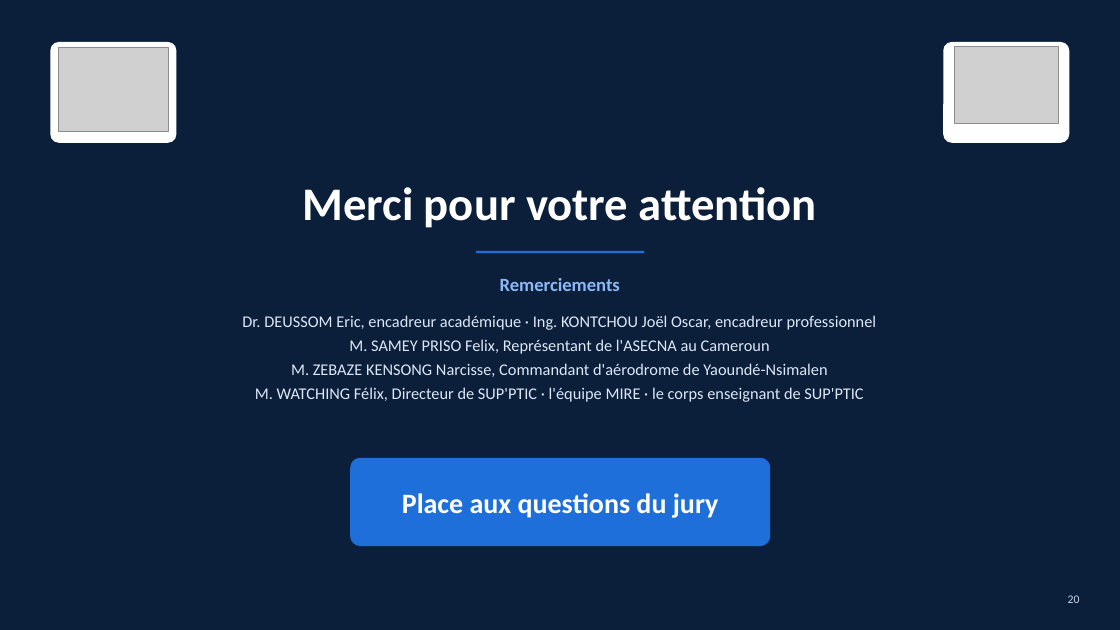
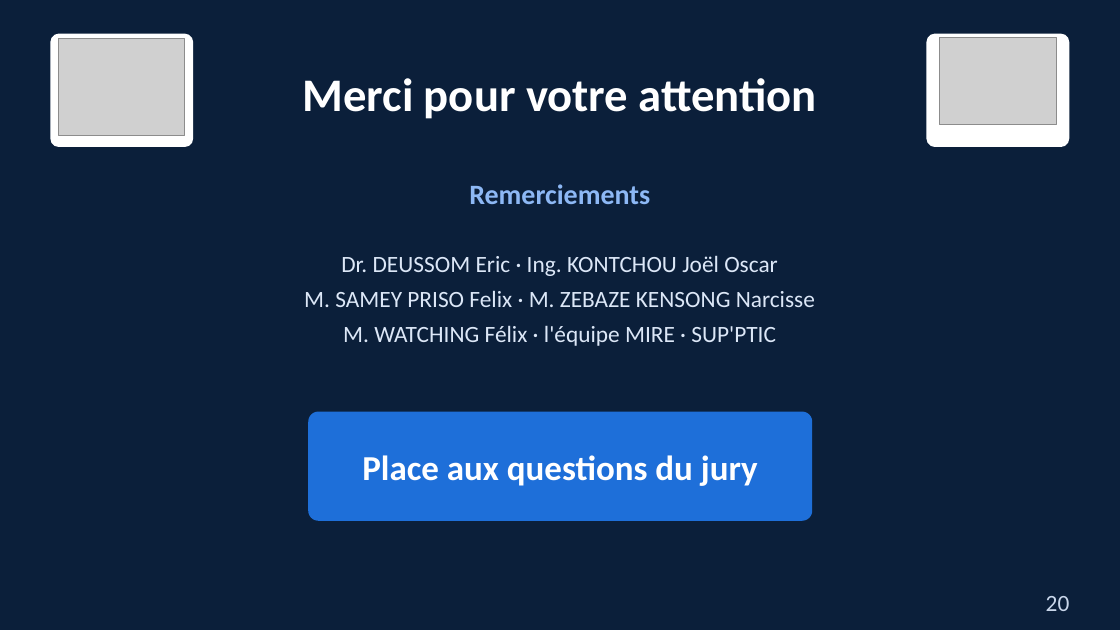
Before and after one commit to dylane1998/dylane1998, a slide deck: slide 20 of livrables/Soutenance_Tankeu_AFTN-AMHS.pptx. Drawn at 1120x630 pixels with LibreOffice and Linux fonts; fonts in the diff are those of the drawing; grey boxes stand for pictures. Boxes give left, top, right and bottom in pixels: in the first picture for what was removed or moved away, otherwise in the second. Text is boxed around its words. In the diff, an @@ line names an element or a change of style, - is before the commit and + after.

```diff
--- a/livrables/Soutenance_Tankeu_AFTN-AMHS.pptx
+++ b/livrables/Soutenance_Tankeu_AFTN-AMHS.pptx
@@ rounded rectangle: place and size @@
-rounded rectangle at bbox=[50, 42, 176, 143]
+rounded rectangle at bbox=[50, 34, 193, 147]
@@ picture: place and size @@
-picture at bbox=[59, 47, 168, 131]
+picture at bbox=[59, 39, 185, 136]
@@ text "Merci pour votre attention": place and size @@
-text "Merci pour votre attention" at bbox=[302, 187, 817, 228]
+text "Merci pour votre attention" at bbox=[302, 78, 817, 119]
@@ proportions changed in 3 elements at bbox=[308, 412, 812, 521], bbox=[50, 34, 193, 147], bbox=[927, 34, 1070, 147] @@
@@ rounded rectangle: place and size @@
-rounded rectangle at bbox=[944, 42, 1070, 143]
+rounded rectangle at bbox=[927, 34, 1070, 147]
@@ picture: place and size @@
-picture at bbox=[954, 46, 1059, 123]
+picture at bbox=[939, 38, 1057, 124]
@@ text "Remerciements": place and size @@
-text "Remerciements" at bbox=[500, 278, 620, 291]
+text "Remerciements" at bbox=[469, 184, 650, 204]
@@ text "Remerciements" at bbox=[469, 184, 650, 204]: size 16 to 24 pt @@
@@ text "Dr. DEUSSOM Eric · Ing. ..." at bbox=[304, 255, 815, 346]: vertical alignment top to middle @@
@@ text at bbox=[304, 255, 815, 346]: text changed; size 14 to 20 pt @@
-Dr. DEUSSOM Eric, encadreur académique · Ing. KONTCHOU Joël Oscar, encadreur professionnel
-M. SAMEY PRISO Felix, Représentant de l'ASECNA au Cameroun
-M. ZEBAZE KENSONG Narcisse, Commandant d'aérodrome de Yaoundé-Nsimalen
-M. WATCHING Félix, Directeur de SUP'PTIC · l'équipe MIRE · le corps enseignant de SUP'PTIC
+Dr. DEUSSOM Eric · Ing. KONTCHOU Joël Oscar
+M. SAMEY PRISO Felix · M. ZEBAZE KENSONG Narcisse
+M. WATCHING Félix · l'équipe MIRE · SUP'PTIC
@@ line removed from (476, 252) to (644, 252) @@
@@ text "Place aux questions du jury": place and size @@
-text "Place aux questions du jury" at bbox=[402, 493, 718, 518]
+text "Place aux questions du jury" at bbox=[362, 455, 758, 486]
@@ text "Place aux questions du jury" at bbox=[362, 455, 758, 486]: size 24 to 30 pt @@
@@ rounded rectangle: place and size @@
-rounded rectangle at bbox=[350, 458, 770, 546]
+rounded rectangle at bbox=[308, 412, 812, 521]
@@ page number: place and size @@
-page number at bbox=[1068, 595, 1080, 603]
+page number at bbox=[1046, 596, 1070, 611]
@@ page number at bbox=[1046, 596, 1070, 611]: size 10 to 20 pt @@
```
Also in this commit, not shown: 19 other slides changed.
